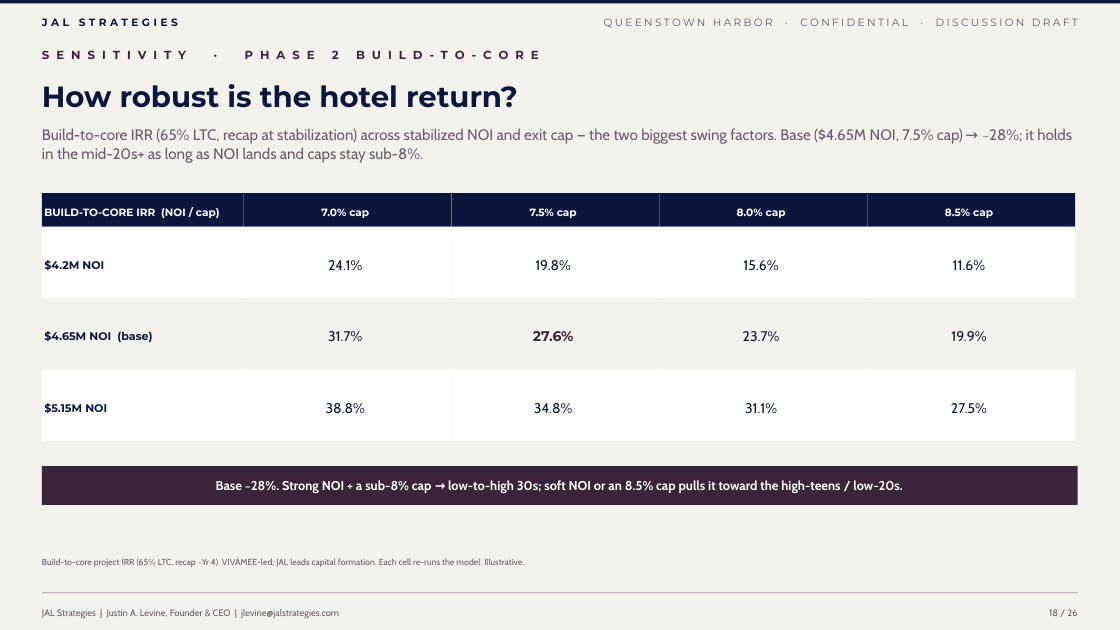
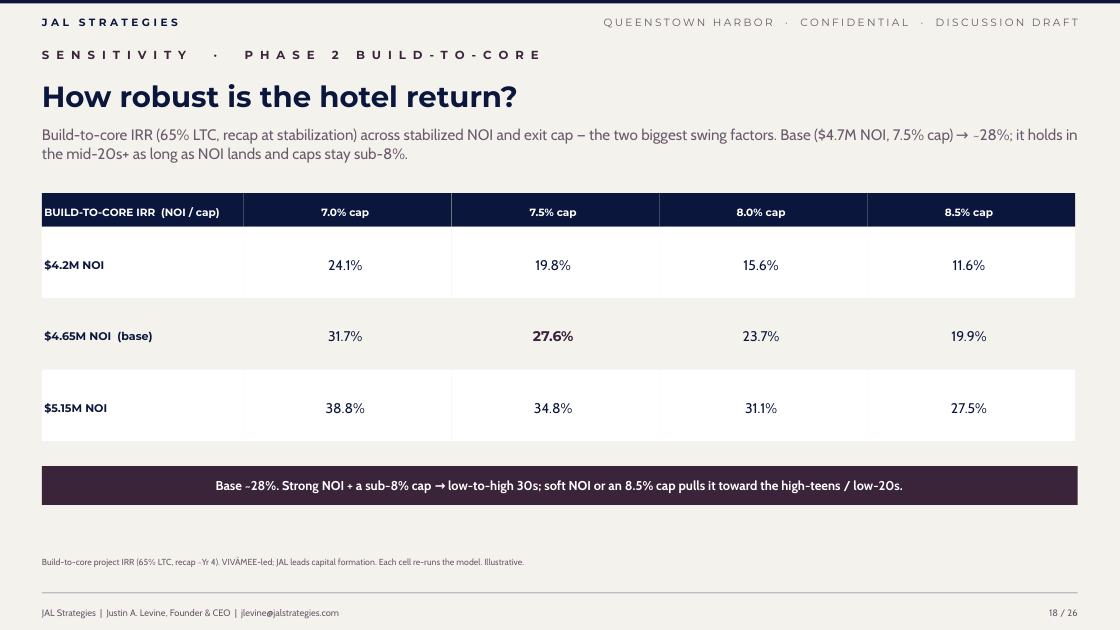
Before and after one commit to jlevine711/Apex, a slide deck: slide 18 of JAL_Queenstown_Harbor_Proposal.pptx. Drawn at 1120x630 pixels with LibreOffice and Linux fonts; fonts in the diff are those of the drawing. Boxes give left, top, right and bottom in pixels: in the first picture for what was removed or moved away, otherwise in the second. Text is boxed around its words. In the diff, an @@ line names an element or a change of style, - is before the commit and + after.

```diff
--- a/JAL_Queenstown_Harbor_Proposal.pptx
+++ b/JAL_Queenstown_Harbor_Proposal.pptx
@@ text at [42, 128, 1078, 163]: text changed @@
-Build-to-core IRR (65% LTC, recap at stabilization) across stabilized NOI and exit cap — the two biggest swing factors. Base ($4.65M NOI, 7.5% cap) → ~28%; it holds in the mid-20s+ as long as NOI lands and caps stay sub-8%.
+Build-to-core IRR (65% LTC, recap at stabilization) across stabilized NOI and exit cap — the two biggest swing factors. Base ($4.7M NOI, 7.5% cap) → ~28%; it holds in the mid-20s+ as long as NOI lands and caps stay sub-8%.
```
Also in this commit, not shown: 1 other slide changed, 4 other files.
